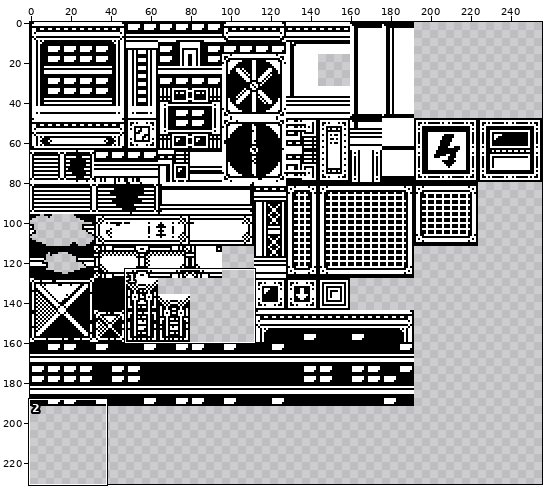
One commit to this sprite sheet: Tilesets/tileset_001.png. Above: a wide view before the commit, with the close-up outlined.
Close-up. As it was:
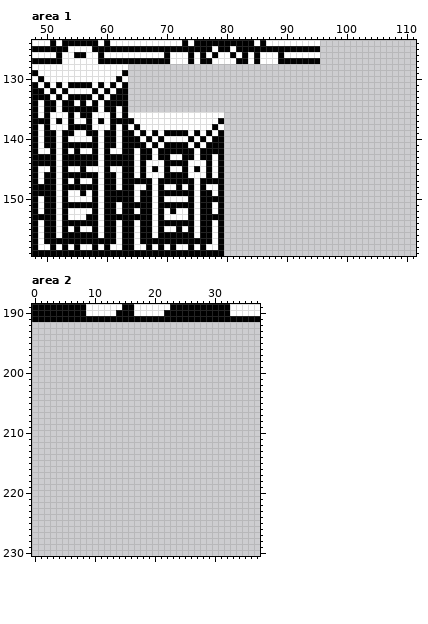
The file is 256x256 pixels. Shown: area 1: x 48..111, y 124..159; area 2: x 0..37, y 189..230. The wide view leaves out empty margins.
And afterwards:
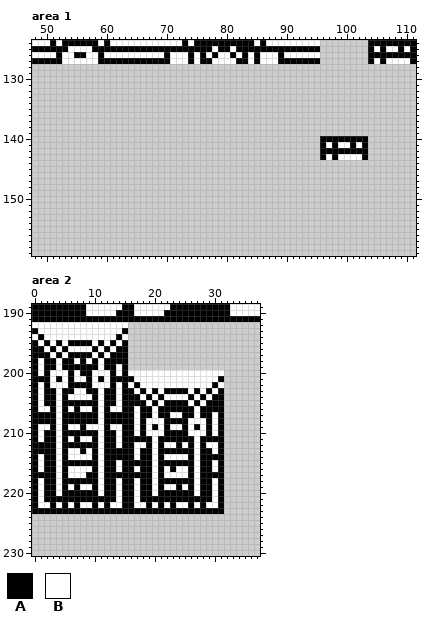
Palette (. is transparent): A #000000  B #ffffff
Message: Slight adjustments to tileset_001
Difference:
--- area 1
@@ x 48..111 @@
-124 BBBABAAAAAABABBBBBBBBBBBBABAAAAAAAAAABABBBBBBBBB................
-125 AAAAAABBBBAAAAAAAAAAAAAAAAAAAABAABAAAAAAAAAAAAAA................
-126 BBBBABBAABBABBBBBBBBBBABBBABABABBABABABBBABBBBBB................
-127 AAAAABBBBBBAAAAAAAAAAAABBBABAABBBBAABABBBAAAAAAA................
-128 BBBBBBBBBBBBBBBB................................................
-129 ABBBBBBBBBBBBBBA................................................
-130 BABBBBBBBBBBBBAB................................................
-131 ABABABAAAABABABA................................................
-132 AABABABBBBABABAA................................................
-133 AAABABAAAABABAAA................................................
-134 ABAABAABABABAAAA................................................
-135 ABAABAAAAAABAABA................................................
-136 ABABBBABAABBBABABBBBBBBBBBBBBBBB................................
-137 AAABABABBABABAAAABBBBBBBBBBBBBBA................................
-138 ABABBBAAAABBBABABABBBBBBBBBBBBAB................................
-139 ABAABAABBAABAABAABABABAAAABABABA................................
-140 ABAABABBBBABAABAAABABABBBBABABAA................................
-141 ABAABAAAAAABAABAAAABABAAAABABAAA................................
-142 ABBABABABBABABBAABAABAAAAAABAAAA................................
-143 AAAABAAAAAABAAAAABAABAABBAABAABA................................
-144 AAAABAAAAAABAAAAABABBBAAAABBBABA................................
-145 ABBABABBABBBABBAABABABABBABABABA................................
-146 ABAABAAAAAABAABAABABBBAAAABBBABA................................
-147 ABAABABABBABAABAAAAABAAAAAABAAAA................................
-148 AAAABAAAAAABAABAABBABABBABABABBA................................
-149 AAAABABBABABAAAAABAABAAAAAABAABA................................
-150 ABAABABBBBABAAAAABAABABBBBABAAAA................................
-151 ABAABAAAAAABAABAAAAABAAAAAABAABA................................
-152 ABAABABBBBABAABAABAABABABBABAABA................................
-153 AAAABABBBAABAAAAAAAABABBBBABAAAA................................
-154 ABAABAAAAAABAABAABAABAAAAAABAABA................................
-155 ABAABABABBABAABAABAABABBABABAABA................................
-156 ABAABAAAAAABAABAABAABAAAAAABAABA................................
-157 ABAAAAAAAAAAAABAABAAAAAAAAAAAABA................................
-158 ABBABABABBABABBAABBABABABBABABBA................................
-159 AAAAAAAAAAAAAAAAAAAAAAAAAAAAAAAA................................
+124 BBBABAAAAAABABBBBBBBBBBBBABAAAAAAAAAABABBBBBBBBB........AAAAAAAA
+125 AAAAAABBBBAAAAAAAAAAAAAAAAAAAABAABAAAAAAAAAAAAAA........ABABBABA
+126 BBBBABBAABBABBBBBBBBBBABBBABABABBABABABBBABBBBBB........AAAAAAAA
+127 AAAAABBBBBBAAAAAAAAAAAABBBABAABBBBAABABBBAAAAAAA........ABABBBBA
+128 ................................................................
+129 ................................................................
+130 ................................................................
+131 ................................................................
+132 ................................................................
+133 ................................................................
+134 ................................................................
+135 ................................................................
+136 ................................................................
+137 ................................................................
+138 ................................................................
+139 ................................................................
+140 ................................................AAAAAAAA........
+141 ................................................ABABBABA........
+142 ................................................AAAAAAAA........
+143 ................................................ABABBBBA........
+144 ................................................................
+145 ................................................................
+146 ................................................................
+147 ................................................................
+148 ................................................................
+149 ................................................................
+150 ................................................................
+151 ................................................................
+152 ................................................................
+153 ................................................................
+154 ................................................................
+155 ................................................................
+156 ................................................................
+157 ................................................................
+158 ................................................................
+159 ................................................................
--- area 2
@@ x 0..37 @@
 191 AAAAAAAAAAAAAAAAAAAAAAAAAAAAAAAAAAAAAA
-192 ......................................
-193 ......................................
-194 ......................................
-195 ......................................
-196 ......................................
-197 ......................................
-198 ......................................
-199 ......................................
-200 ......................................
-201 ......................................
-202 ......................................
-203 ......................................
-204 ......................................
-205 ......................................
-206 ......................................
-207 ......................................
-208 ......................................
-209 ......................................
-210 ......................................
-211 ......................................
-212 ......................................
-213 ......................................
-214 ......................................
-215 ......................................
-216 ......................................
-217 ......................................
-218 ......................................
-219 ......................................
-220 ......................................
-221 ......................................
-222 ......................................
-223 ......................................
+192 BBBBBBBBBBBBBBBB......................
+193 ABBBBBBBBBBBBBBA......................
+194 BABBBBBBBBBBBBAB......................
+195 ABABABAAAABABABA......................
+196 AABABABBBBABABAA......................
+197 AAABABAAAABABAAA......................
+198 ABAABAABABABAAAA......................
+199 ABAABAAAAAABAABA......................
+200 ABABBBABAABBBABABBBBBBBBBBBBBBBB......
+201 AAABABABBABABAAAABBBBBBBBBBBBBBA......
+202 ABABBBAAAABBBABABABBBBBBBBBBBBAB......
+203 ABAABAABBAABAABAABABABAAAABABABA......
+204 ABAABABBBBABAABAAABABABBBBABABAA......
+205 ABAABAAAAAABAABAAAABABAAAABABAAA......
+206 ABBABABABBABABBAABAABAAAAAABAAAA......
+207 AAAABAAAAAABAAAAABAABAABBAABAABA......
+208 AAAABAAAAAABAAAAABABBBAAAABBBABA......
+209 ABBABABBABBBABBAABABABABBABABABA......
+210 ABAABAAAAAABAABAABABBBAAAABBBABA......
+211 ABAABABABBABAABAAAAABAAAAAABAAAA......
+212 AAAABAAAAAABAABAABBABABBABABABBA......
+213 AAAABABBABABAAAAABAABAAAAAABAABA......
+214 ABAABABBBBABAAAAABAABABBBBABAAAA......
+215 ABAABAAAAAABAABAAAAABAAAAAABAABA......
+216 ABAABABBBBABAABAABAABABABBABAABA......
+217 AAAABABBBAABAAAAAAAABABBBBABAAAA......
+218 ABAABAAAAAABAABAABAABAAAAAABAABA......
+219 ABAABABABBABAABAABAABABBABABAABA......
+220 ABAABAAAAAABAABAABAABAAAAAABAABA......
+221 ABAAAAAAAAAAAABAABAAAAAAAAAAAABA......
+222 ABBABABABBABABBAABBABABABBABABBA......
+223 AAAAAAAAAAAAAAAAAAAAAAAAAAAAAAAA......
 224 ......................................
